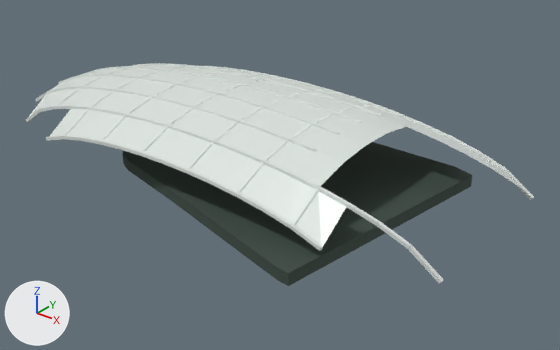
Renders of the Blender file landmarks/assets/spring-cocoon.blend from each side of a commit.
Camera for both pictures: a 50 mm lens placed at (310.0, -372.0, 229.0), pointed at (14.0, -3.0, 0.0). Every picture has the same lights, and +X, +Y and +Z are marked at lower left. The older version comes first.

Names of what the first picture shows: 'hall_plinth', 'shell_ribs', 'shell_skin'.
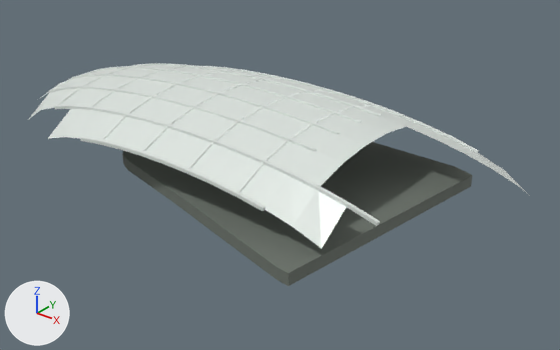
What changed in the scene script:
```text
Change mat_stone:
    mat_stone.base_color: (0.0452, 0.0704, 0.0545) -> (0.153, 0.175, 0.15)  # greyish green #3c4b42 -> grey #6d746c
Change me_shell_ribs:
    used by ob_shell_ribs; location = (0.0, 0.0, 0.0)
    remove me_shell_ribs.from_pydata(...)  # 3912 vertices, 978 faces; spans x -205.0..167.0, y -86.0..79.0, z 7.0..53.0
    add me_shell_ribs.from_pydata(...)  # 3288 vertices, 822 faces; spans x -186.0..128.0, y -86.0..79.0, z 23.0..53.0
    me_shell_ribs part 1: 124 loose pieces with 496 vertices, spanning x -205.0..167.0, y -86.0..79.0, z 7.0..37.0, are deleted
    me_shell_ribs part 2
    32 vertices are removed from x -166.0..-87.0, y -86.0..-61.0, z 20.0..29.0
    18 faces are deleted
    10 new faces join them
    other edits to the shape of me_shell_ribs do not show in these pictures
```

Location of each change, (x1, y1, x2, y2) in pixels of the pictures (560 x 350 px):
'hall_plinth', recoloured (lighter): (122, 142, 472, 286) in both
'shell_ribs', reshaped (15% narrower, 26% shorter): before (26, 63, 534, 284); after (49, 63, 479, 226)
part 1 of me_shell_ribs, deleted: before (26, 91, 534, 284)
part 2 of me_shell_ribs, cut back: before (39, 105, 100, 144); after (54, 105, 100, 144)
